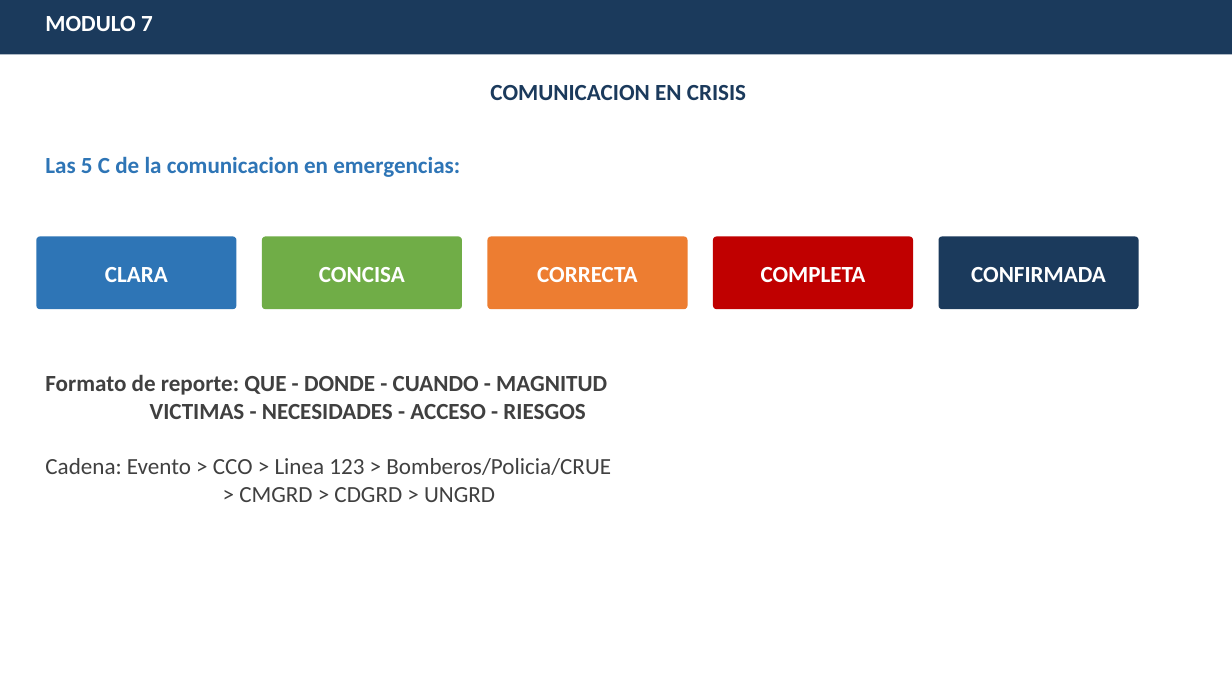
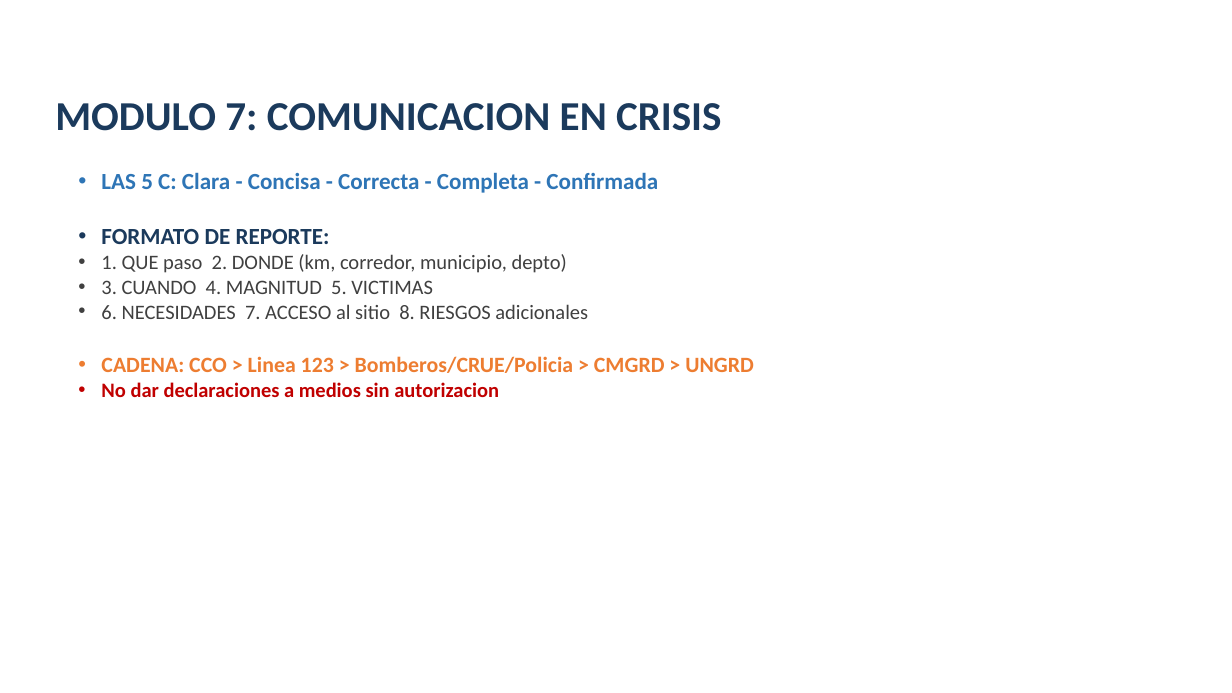
Before and after one commit to brookeprueba1/capacitacion-emergencias-ferroviarias, a slide deck: slide 16 of PRESENTACION_EMERGENCIAS_FERROVIARIAS_COLOMBIA.pptx (slide 14 before the commit). Drawn at 1232x693 pixels with LibreOffice and Linux fonts; fonts in the diff are those of the drawing. Boxes give left, top, right and bottom in pixels: in the first picture for what was removed or moved away, otherwise in the second. Text is boxed around its words. In the diff, an @@ line names an element or a change of style, - is before the commit and + after.

```diff
--- a/PRESENTACION_EMERGENCIAS_FERROVIARIAS_COLOMBIA.pptx
+++ b/PRESENTACION_EMERGENCIAS_FERROVIARIAS_COLOMBIA.pptx
@@ rectangle removed at bbox=[0, 0, 1232, 55] @@
@@ text removed at bbox=[45, 16, 153, 31] @@
-MODULO 7
@@ text "MODULO 7: COMUNICACION EN CRISIS" at bbox=[55, 103, 721, 131]: vertical alignment top to bottom @@
@@ text at bbox=[55, 103, 721, 131]: text changed; size 18 to 32 pt @@
-COMUNICACION EN CRISIS
+MODULO 7: COMUNICACION EN CRISIS
@@ text removed at bbox=[45, 156, 460, 177] @@
-Las 5 C de la comunicacion en emergencias:
@@ text at bbox=[101, 172, 754, 397]: text changed; size 18 to 16 pt @@
-Formato de reporte: QUE - DONDE - CUANDO - MAGNITUD
-VICTIMAS - NECESIDADES - ACCESO - RIESGOS
-Cadena: Evento > CCO > Linea 123 > Bomberos/Policia/CRUE
-> CMGRD > CDGRD > UNGRD
+• LAS 5 C: Clara - Concisa - Correcta - Completa - Confirmada
+• FORMATO DE REPORTE:
+• 1. QUE paso 2. DONDE (km, corredor, municipio, depto)
+• 3. CUANDO 4. MAGNITUD 5. VICTIMAS
+• 6. NECESIDADES 7. ACCESO al sitio 8. RIESGOS adicionales
+• CADENA: CCO > Linea 123 > Bomberos/CRUE/Policia > CMGRD > UNGRD
+• No dar declaraciones a medios sin autorizacion
@@ rounded rectangle removed at bbox=[36, 237, 237, 310] @@
-CLARA
@@ rounded rectangle removed at bbox=[262, 237, 462, 310] @@
-CONCISA
@@ rounded rectangle removed at bbox=[488, 237, 689, 310] @@
-CORRECTA
@@ rounded rectangle removed at bbox=[714, 237, 914, 310] @@
-COMPLETA
@@ rounded rectangle removed at bbox=[939, 237, 1140, 310] @@
-CONFIRMADA
```
Also in this commit, not shown: 14 other slides changed, 7 slides added, 6 slides removed.
